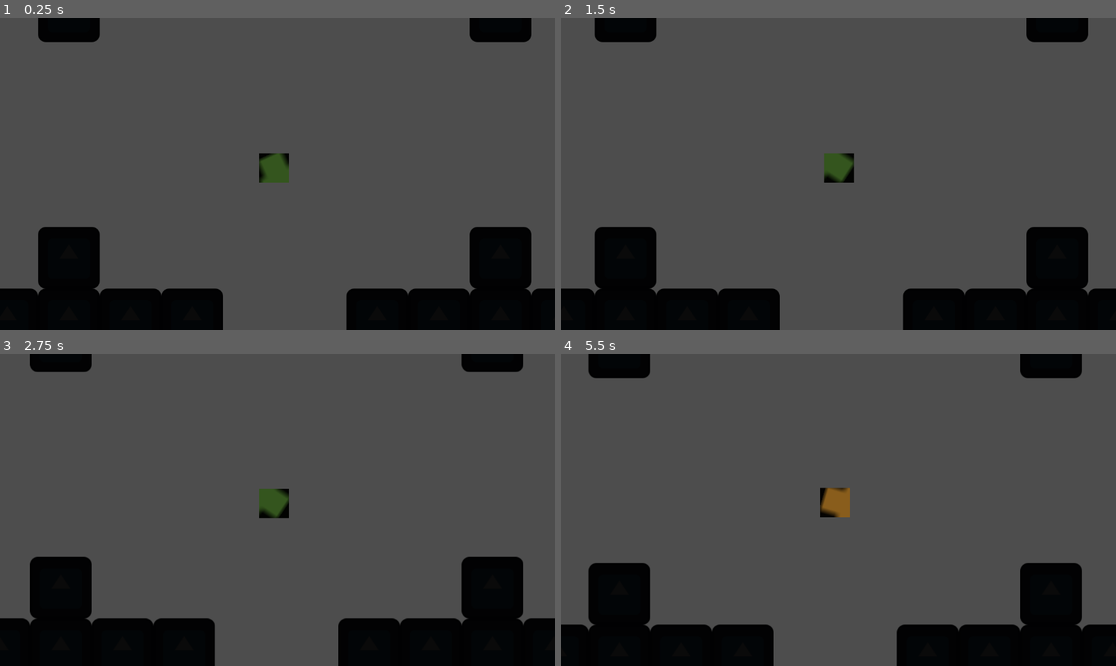
Above: before the commit, frames 1-4 (two rows, left to right).
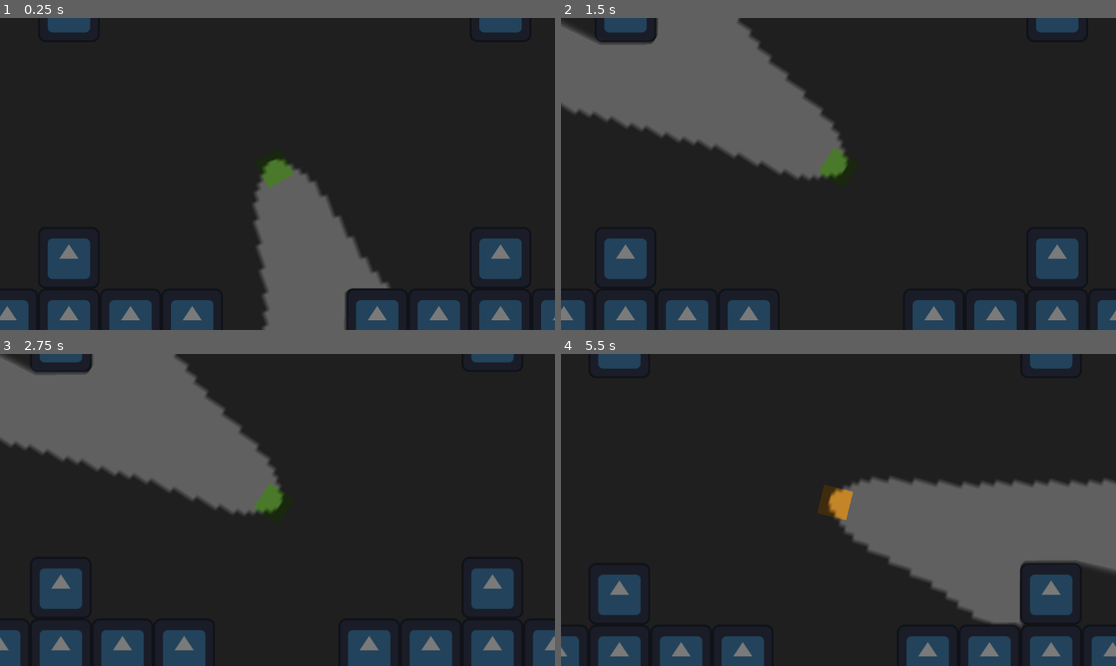
Above: after the commit, the same moments.

Repository: delaitaris/top-down-movement-game
Game: Godot game, scene res://scenes/game.tscn
Same seed, same stepped clock (60 frames per second), same inputs: the game is played once before the commit and once after it. The engine's default icon, where the game draws it, is replaced by a stand-in: a white triangle on a blue panel in a dark square.
Inputs (mouse positions are in pixels of both pictures, inside the frame that each line leads up to):
- Up to frame 1 (0.25 s): no input
- Up to frame 2 (1.5 s): tap Enter at 0.5 s; move the mouse to (749, 105) at 0.52 s; tap A (a) at 0.6 s; click (749, 105) at 0.67 s; tap D (d) at 0.8, 1.35 s; move the mouse to (749, 105) at 1.27 s; click (749, 105) at 1.42 s
- Up to frame 3 (2.75 s): tap S (s) at 1.55, 2.1 s; move the mouse to (188, 444) at 2.02 s; click (188, 444) at 2.17 s; tap W (w) at 2.3 s
- Up to frame 4 (5.5 s): move the mouse to (749, 441) at 2.77 s; tap W (w) at 2.85, 5.3 s; click (749, 441) at 2.92 s; tap A (a) at 3.05, 3.6 s; move the mouse to (1005, 556) at 3.52 s; click (1005, 556) at 3.67 s; tap D (d) at 3.8, 4.35 s; move the mouse to (672, 463) at 4.27 s; click (672, 463) at 4.42 s; tap S (s) at 4.55 s; move the mouse to (866, 510) at 5.02 s; tap Ctrl (lower height) at 5.1 s; click (866, 510) at 5.17 s

The runs differ from the first frame. In frame 1, 90% of the frame differs, in the area x 0-100%, y 0-100%; in frame 2, 82%; in frame 3, 82%; in frame 4, 83%.

Commit message:
got flashlight working better
also the walls look rather okay now. an idea to make the flashlight even better is make a 'cone' around the back of a radius 2d that rotates towards the mouse, so that it gives the illusion of a flashlight without having bulky, pixelated stuff

Diff:
--- a/scenes/character.tscn
+++ b/scenes/character.tscn
@@ -4,7 +4,7 @@
 [ext_resource type="Texture2D" uid="uid://dvk7n6vvo4tlf" path="res://sprites/movement game player sprites.png" id="2_dp8ca"]
 [ext_resource type="Script" uid="uid://b4l0iga6446an" path="res://scripts/animated_sprite_2d.gd" id="3_0lw5n"]
 [ext_resource type="Script" uid="uid://cuyaapx2vxu13" path="res://scripts/camera_2d.gd" id="3_px5sl"]
-[ext_resource type="Texture2D" uid="uid://0glnptluhlvh" path="res://sprites/flashlight texture.png" id="5_dp8ca"]
+[ext_resource type="Texture2D" uid="uid://cggephp5thlko" path="res://sprites/better flashlight.png" id="5_dp8ca"]
 
 [sub_resource type="AtlasTexture" id="AtlasTexture_0lw5n"]
 atlas = ExtResource("2_dp8ca")
@@ -107,13 +107,15 @@
 
 [node name="PointLight2D" type="PointLight2D" parent="." unique_id=180403817]
 texture_filter = 1
-position = Vector2(182.68752, 123.99997)
-scale = Vector2(13.34375, 13.0625)
+position = Vector2(184.20422, 124.00006)
+scale = Vector2(7.102112, 11.441176)
 range_item_cull_mask = 3
 shadow_enabled = true
+shadow_filter = 1
+shadow_filter_smooth = 0.1
 shadow_item_cull_mask = 3
 texture = ExtResource("5_dp8ca")
-offset = Vector2(30, 0)
+offset = Vector2(140, 0)
 
 [connection signal="mouse_entered" from="West" to="." method="_on_west_mouse_entered"]
 [connection signal="mouse_exited" from="West" to="." method="_on_west_mouse_exited"]
--- a/scenes/game.tscn
+++ b/scenes/game.tscn
@@ -4,14 +4,14 @@
 [ext_resource type="Texture2D" uid="uid://ddxmxgyyfy8mn" path="res://sprites/icon.svg" id="2_lnu2h"]
 [ext_resource type="Texture2D" uid="uid://21m1c6lecaaj" path="res://sprites/basic tilemap blocks.png" id="3_lnu2h"]
 
-[sub_resource type="OccluderPolygon2D" id="OccluderPolygon2D_lbhrr"]
-polygon = PackedVector2Array(-64, -64, 64, -64, 64, 64, -64, 64)
+[sub_resource type="OccluderPolygon2D" id="OccluderPolygon2D_lnu2h"]
+polygon = PackedVector2Array(-60.22121, -59.902588, -56.39764, -64, 55.44175, -64, 60.539845, -59.902584, 64, -55.123123, 64, 54.16723, 60.53984, 60.221214, 55.123123, 64, -54.485855, 64, -60.22121, 59.583954, -64, 52.892708, -64, -56.716278)
 
 [sub_resource type="TileSetAtlasSource" id="TileSetAtlasSource_yqjtg"]
 texture = ExtResource("2_lnu2h")
 texture_region_size = Vector2i(128, 128)
 0:0/0 = 0
-0:0/0/occlusion_layer_0/polygon_0/polygon = SubResource("OccluderPolygon2D_lbhrr")
+0:0/0/occlusion_layer_0/polygon_0/polygon = SubResource("OccluderPolygon2D_lnu2h")
 0:0/0/physics_layer_0/polygon_0/points = PackedVector2Array(-64, -64, 64, -64, 64, 64, -64, 64)
 
 [sub_resource type="TileSet" id="TileSet_lnu2h"]
@@ -50,10 +50,18 @@
 tile_set = SubResource("TileSet_lnu2h")
 
 [node name="CanvasModulate" type="CanvasModulate" parent="." unique_id=900697396]
-color = Color(0.03839716, 0.038397174, 0.038397126, 1)
+color = Color(0.47788018, 0.47788012, 0.47788012, 1)
 
 [node name="WallsGround" type="TileMapLayer" parent="." unique_id=229203416]
 light_mask = 2
 z_index = -2
 position = Vector2(-366, -298)
 tile_set = SubResource("TileSet_iywne")
+
+[node name="Sprite2D" type="Sprite2D" parent="." unique_id=245116606]
+z_index = -4
+position = Vector2(573, 845.49994)
+scale = Vector2(398.49997, 298.21878)
+texture = ExtResource("3_lnu2h")
+vframes = 2
+frame = 1
--- a/scripts/character.gd
+++ b/scripts/character.gd
@@ -16,6 +16,7 @@
 func _process(_delta: float) -> void:
 	var mouse_pos = get_global_mouse_position()
 	light.look_at(mouse_pos)
+	sprite.look_at(mouse_pos)
 	if current_stance == Stance.STANDING:
 		print("yes")
 #movement
Binary file added: sprites/better flashlight.png
Not shown, added: sprites/better flashlight.png.import
